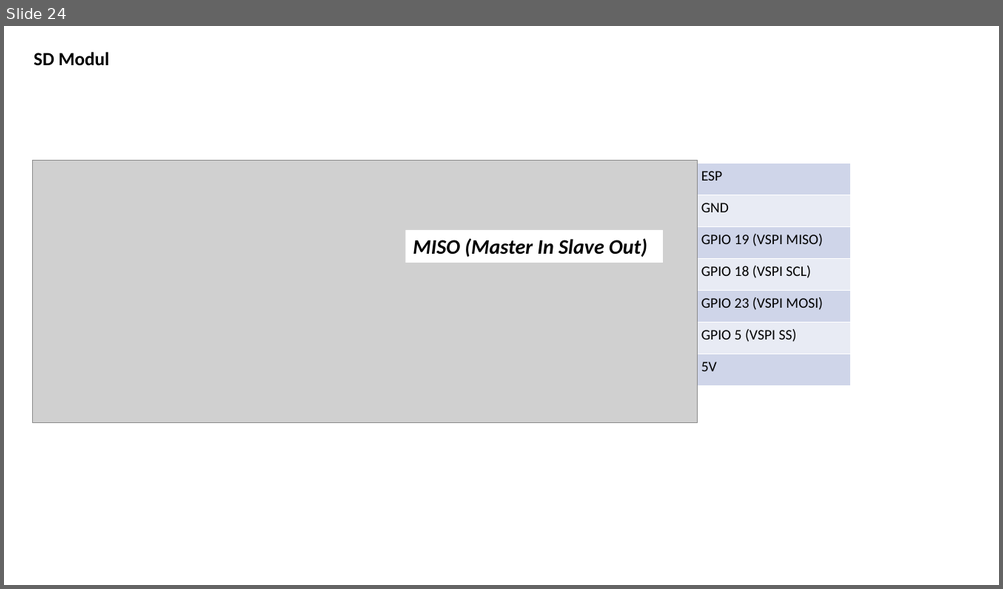
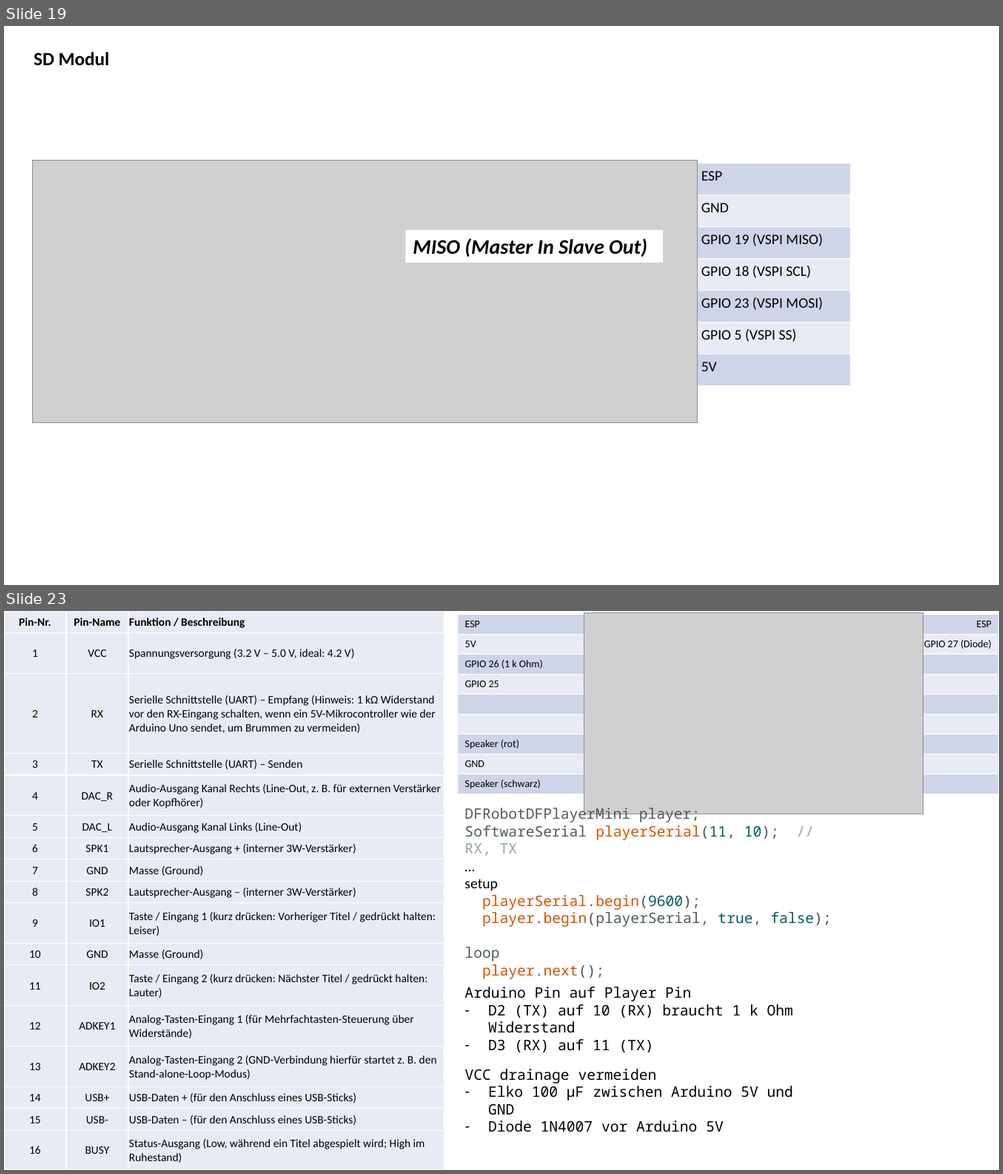
Before and after one commit to jeskes/activityboard, a slide deck: Activityboard.pptx. Shown one above the other, each under a label of ours: slide 24 before the commit, slides 19 and 23 after it; the slides between them are not shown. The pictures are 1003x589 and 1003x1174 pixels, drawn with LibreOffice and Linux fonts; fonts in the diff are those of the drawing; grey boxes stand for pictures. Boxes give left, top, right and bottom in pixels: in the first picture for what was removed or moved away, otherwise in the second. Text is boxed around its words. In the diff, an @@ line names an element or a change of style, - is before the commit and + after.

```diff
--- a/Activityboard.pptx
+++ b/Activityboard.pptx
@@ slide 23 added at [4,611,999,1170], background #FFFFFF @@
@@ table added at [4,611,444,1170], 17 rows, 3 columns @@
+Pin-Nr. | Pin-Name | Funktion / Beschreibung
+1 | VCC | Spannungsversorgung (3.2 V – 5.0 V, ideal: 4.2 V)
+2 | RX | Serielle Schnittstelle (UART) – Empfang (Hinweis: 1 kΩ Widerstand vor den RX-Eingang schalten, wenn ein 5V-Mikrocontroller wie der Arduino Uno sendet, um Brummen zu vermeiden)
+3 | TX | Serielle Schnittstelle (UART) – Senden
+4 | DAC_R | Audio-Ausgang Kanal Rechts (Line-Out, z. B. für externen Verstärker oder Kopfhörer)
+5 | DAC_L | Audio-Ausgang Kanal Links (Line-Out)
+6 | SPK1 | Lautsprecher-Ausgang + (interner 3W-Verstärker)
+7 | GND | Masse (Ground)
+8 | SPK2 | Lautsprecher-Ausgang – (interner 3W-Verstärker)
+9 | IO1 | Taste / Eingang 1 (kurz drücken: Vorheriger Titel / gedrückt halten: Leiser)
+10 | GND | Masse (Ground)
+11 | IO2 | Taste / Eingang 2 (kurz drücken: Nächster Titel / gedrückt halten: Lauter)
+12 | ADKEY1 | Analog-Tasten-Eingang 1 (für Mehrfachtasten-Steuerung über Widerstände)
+13 | ADKEY2 | Analog-Tasten-Eingang 2 (GND-Verbindung hierfür startet z. B. den Stand-alone-Loop-Modus)
+14 | USB+ | USB-Daten + (für den Anschluss eines USB-Sticks)
+15 | USB- | USB-Daten – (für den Anschluss eines USB-Sticks)
+16 | BUSY | Status-Ausgang (Low, während ein Titel abgespielt wird; High im Ruhestand)
@@ table added at [458,615,999,794], 9 rows, 2 columns @@
+ESP | ESP
+5V | GPIO 27 (Diode)
+GPIO 26 (1 k Ohm) | 
+GPIO 25 | 
+ | 
+ | 
+Speaker (rot) | 
+GND | 
+Speaker (schwarz) | 
@@ picture added at [583,612,923,814] @@
@@ text added at [464,806,831,962], 14 pt, text #4E5B61 @@
+DFRobotDFPlayerMini player;
+SoftwareSerial playerSerial(11, 10); // RX, TX
+…
+setup
+playerSerial.begin(9600);
+player.begin(playerSerial, true, false);
+loop
+player.next();
@@ text added at [464,987,793,1051], 14 pt, text #000000 @@
+Arduino Pin auf Player Pin
+– D2 (TX) auf 10 (RX) braucht 1 k Ohm Widerstand
+– D3 (RX) auf 11 (TX)
@@ text added at [465,1069,793,1133], 14 pt, text #000000 @@
+VCC drainage vermeiden
+– Elko 100 µF zwischen Arduino 5V und GND
+– Diode 1N4007 vor Arduino 5V
@@ what was slide 24 is now slide 19 @@
```
Also in this commit, not shown: 8 slides changed, 3 other slides added, 58 other files.
